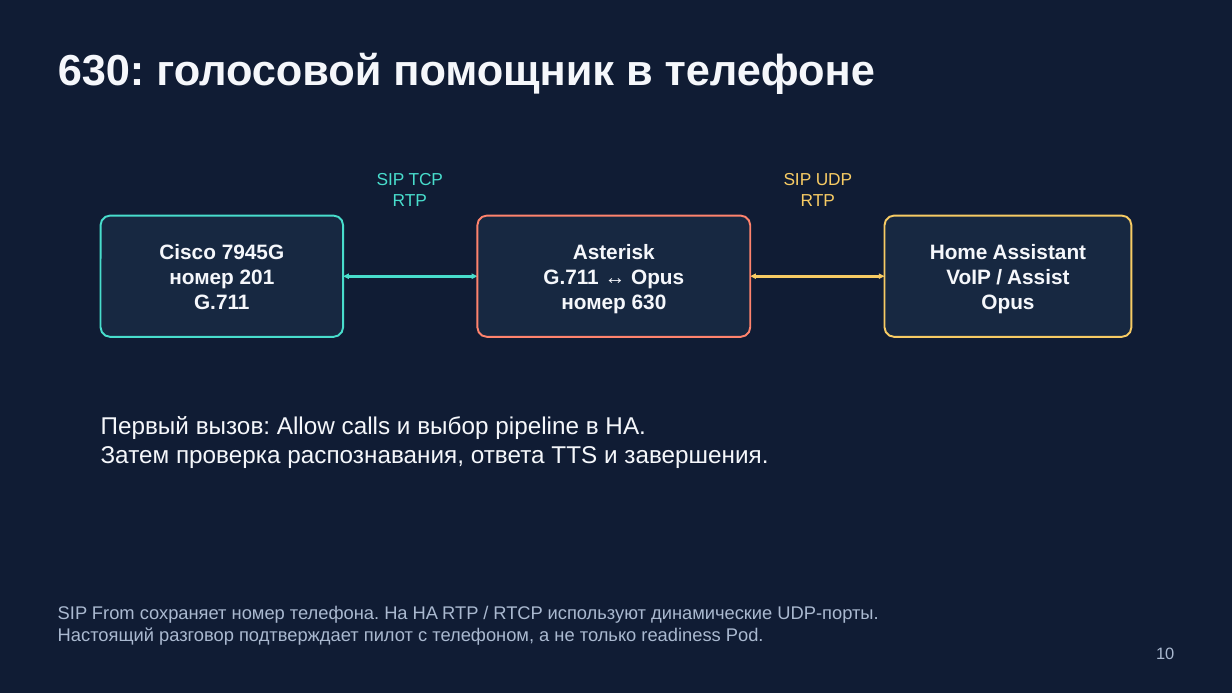
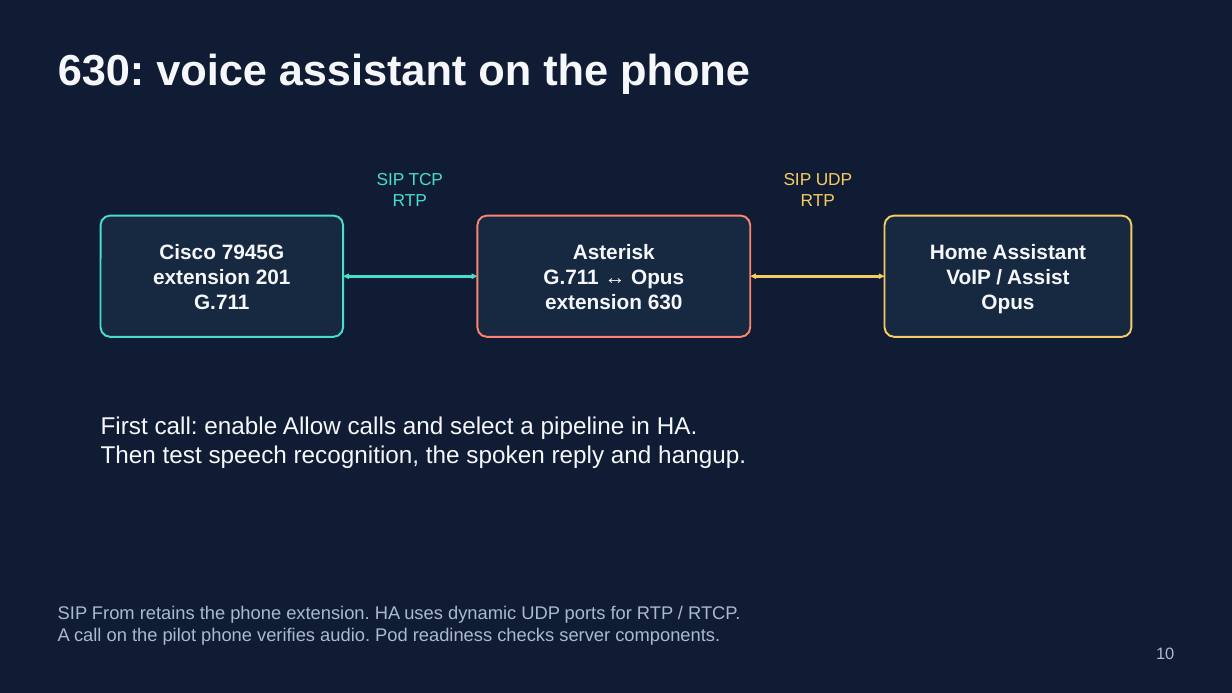
Before and after one commit to 4alvit/cisco-home-telephony, a slide deck: slide 10 of docs/slides/cisco-home-telephony.pptx. Drawn at 1232x693 pixels with LibreOffice and Linux fonts; fonts in the diff are those of the drawing. Boxes give left, top, right and bottom in pixels: in the first picture for what was removed or moved away, otherwise in the second. Text is boxed around its words. In the diff, an @@ line names an element or a change of style, - is before the commit and + after.

```diff
--- a/docs/slides/cisco-home-telephony.pptx
+++ b/docs/slides/cisco-home-telephony.pptx
@@ text at bbox=[58, 53, 750, 93]: text changed @@
-630: голосовой помощник в телефоне
+630: voice assistant on the phone
@@ text in rounded rectangle at bbox=[153, 269, 291, 284]: text changed @@
-номер 201
+extension 201
@@ text in rounded rectangle at bbox=[545, 294, 683, 310]: text changed @@
-номер 630
+extension 630
@@ text at bbox=[101, 416, 746, 468]: text changed @@
-Первый вызов: Allow calls и выбор pipeline в HA.
-Затем проверка распознавания, ответа TTS и завершения.
+First call: enable Allow calls and select a pipeline in HA.
+Then test speech recognition, the spoken reply and hangup.
@@ text at bbox=[58, 605, 740, 645]: text changed @@
-SIP From сохраняет номер телефона. На HA RTP / RTCP используют динамические UDP-порты.
-Настоящий разговор подтверждает пилот с телефоном, а не только readiness Pod.
+SIP From retains the phone extension. HA uses dynamic UDP ports for RTP / RTCP.
+A call on the pilot phone verifies audio. Pod readiness checks server components.
```
Also in this commit, not shown: 12 other slides changed, 1 slide added, 1 slide removed, 22 other files.
